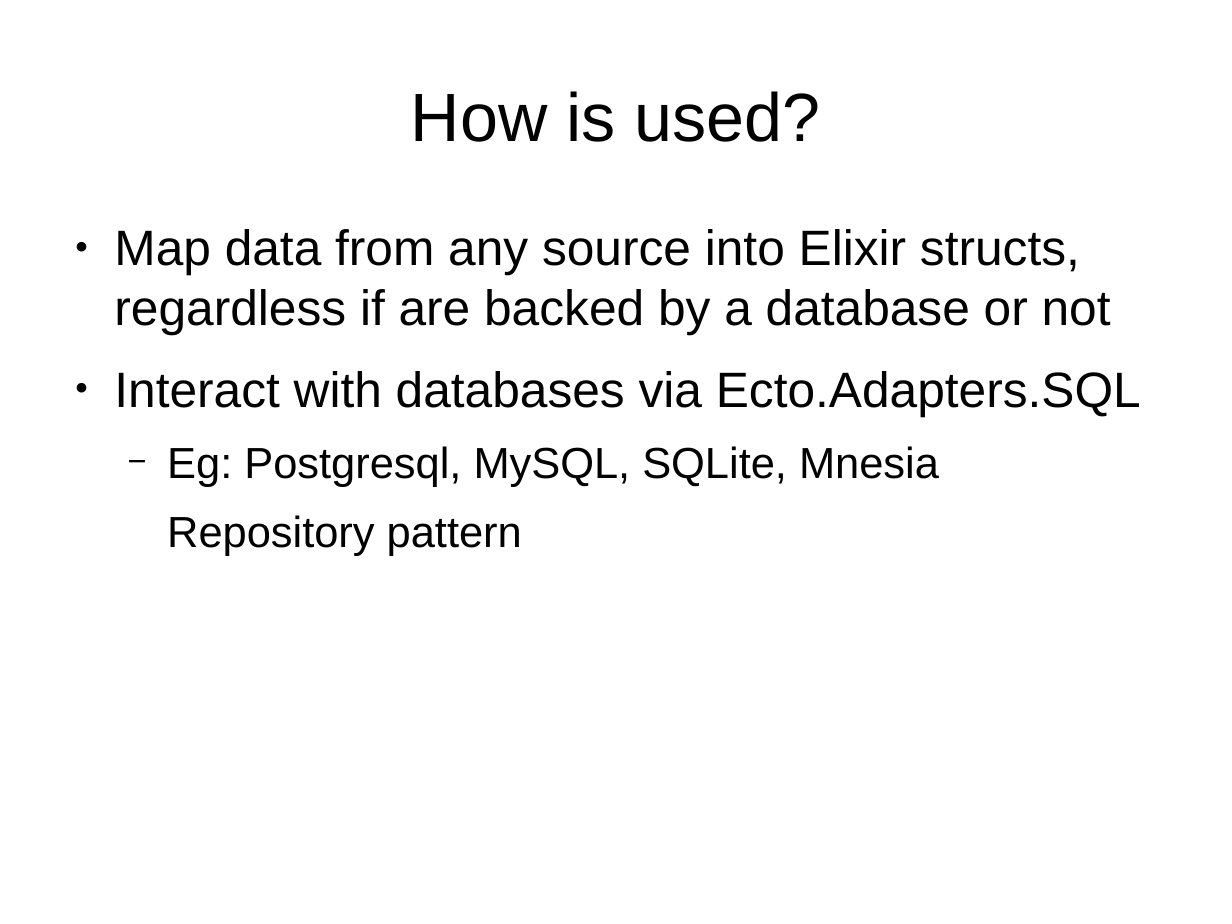
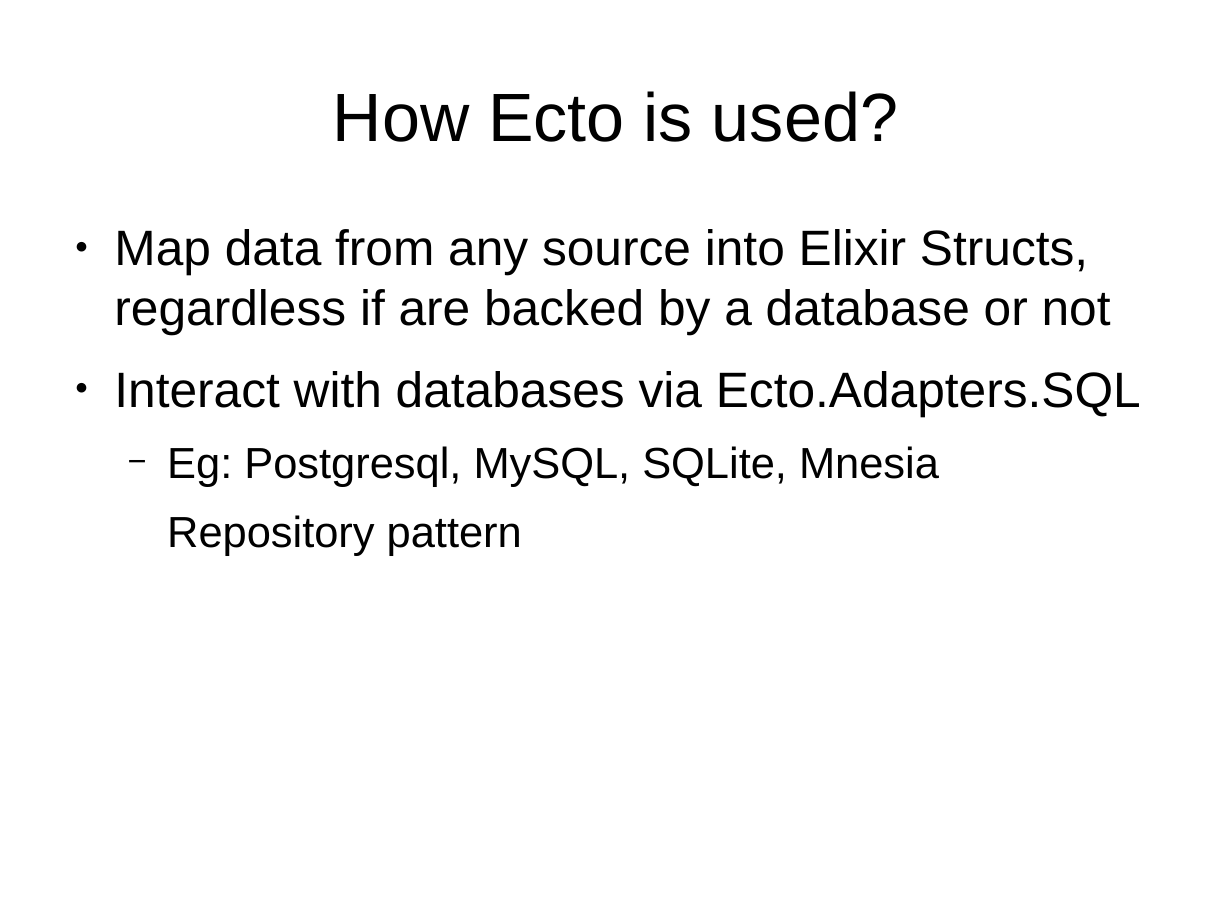
Before and after one commit to ramortegui/talks, a slide deck: slide 10 of odps/ecto.odp (slide 6 before the commit). Drawn at 1232x924 pixels with LibreOffice and Linux fonts; fonts in the diff are those of the drawing. Boxes give left, top, right and bottom in pixels: in the first picture for what was removed or moved away, otherwise in the second. Text is boxed around its words. In the diff, an @@ line names an element or a change of style, - is before the commit and + after.

Commit message:
Update title.

```diff
--- a/odps/ecto.odp
+++ b/odps/ecto.odp
@@ title at (x1=333, y1=91, x2=898, y2=142): text changed @@
-How is used?
+How Ecto is used?
@@ text at (x1=114, y1=229, x2=1111, y2=335): text changed @@
-● Map data from any source into Elixir structs, regardless if are backed by a database or not
+● Map data from any source into Elixir Structs, regardless if are backed by a database or not
```
Also in this commit, not shown: 4 other slides changed, 5 slides added.
